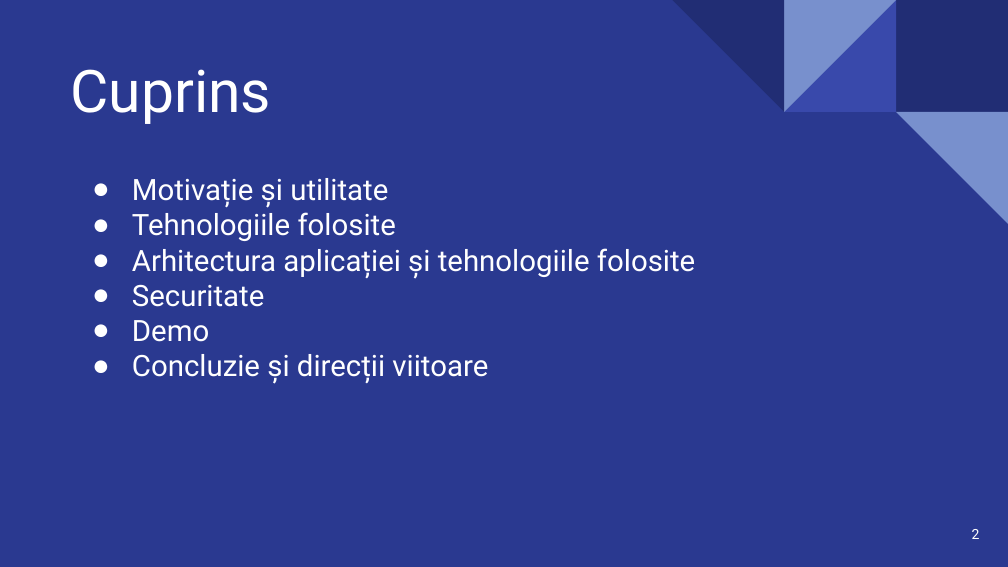
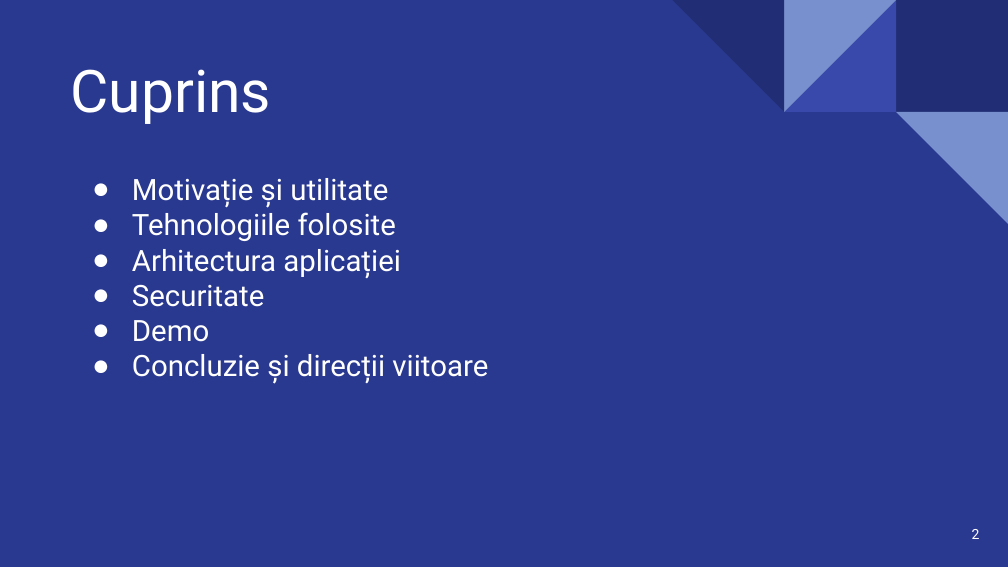
Before and after one commit to StoianCatalin/itransfer, a slide deck: slide 2 of Sistem de management al centrului de transfer tehnologic iTransfer.pptx. Drawn at 1008x567 pixels with LibreOffice and Linux fonts; fonts in the diff are those of the drawing. Boxes give left, top, right and bottom in pixels: in the first picture for what was removed or moved away, otherwise in the second. Text is boxed around its words. In the diff, an @@ line names an element or a change of style, - is before the commit and + after.

Commit message:
edit presentation

```diff
--- a/Sistem de management al centrului de transfer tehnologic iTransfer.pptx
+++ b/Sistem de management al centrului de transfer tehnologic iTransfer.pptx
@@ subtitle at box(132, 249, 401, 278): text changed @@
-● Arhitectura aplicației și tehnologiile folosite
+● Arhitectura aplicației
```
Also in this commit, not shown: 1 other slide changed.
